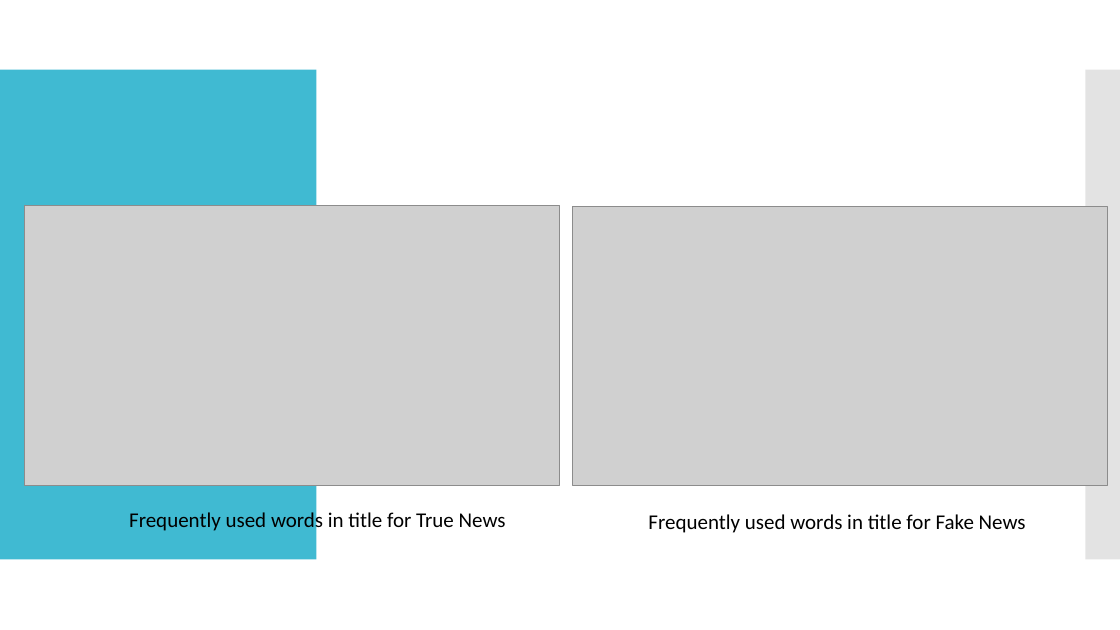
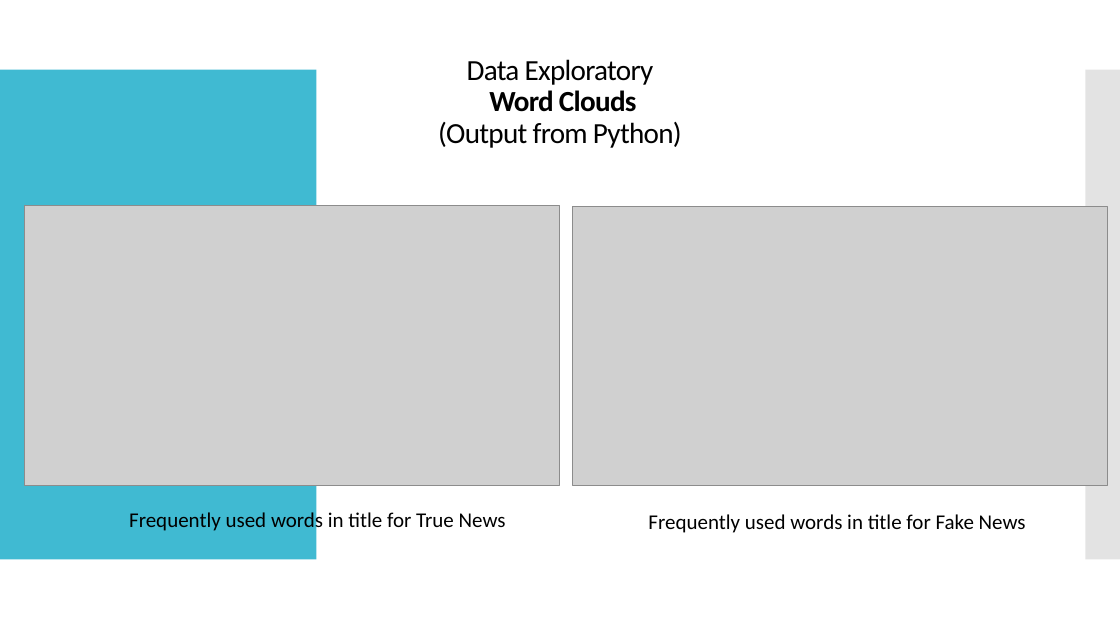
Before and after one commit to matthewbelevski/project-3, a slide deck: slide 11 of Project 3 - Final Presentation.pptx (slide 10 before the commit). Drawn at 1120x630 pixels with LibreOffice and Linux fonts; fonts in the diff are those of the drawing; grey boxes stand for pictures; background and template pictures are left out. Boxes give left, top, right and bottom in pixels: in the first picture for what was removed or moved away, otherwise in the second. Text is boxed around its words. In the diff, an @@ line names an element or a change of style, - is before the commit and + after.

```diff
--- a/Project 3 - Final Presentation.pptx
+++ b/Project 3 - Final Presentation.pptx
@@ title added at <box>438,59,682,148</box>, 25 pt, text #000000 @@
+Data Exploratory
+Word Clouds
+(Output from Python)
```
Also in this commit, not shown: 9 other slides changed, 2 slides added, 1 slide removed, 4 other files.
